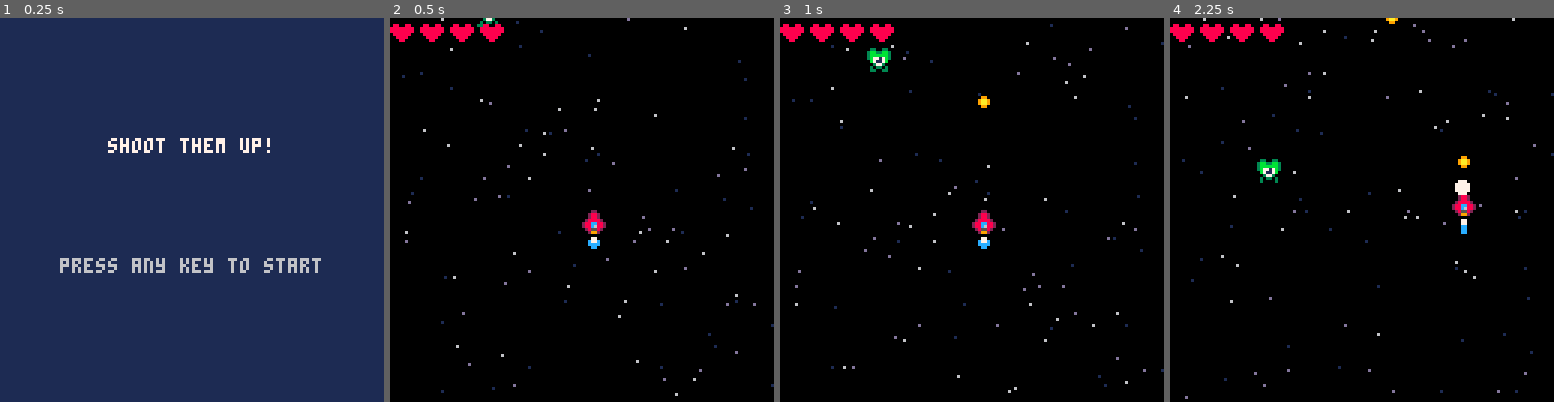
Above: before the commit, frames 1-4 (left to right).
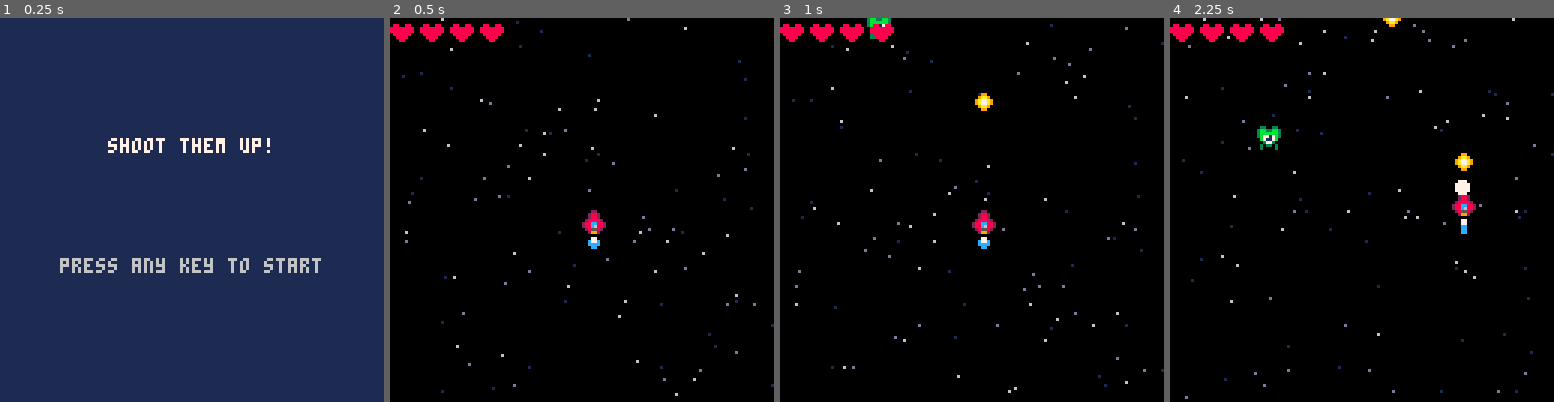
Above: after the commit, the same moments.

Repository: gabriel-jm/pico8-games
Game: PICO-8 cartridge shmup.p8
Same seed, same stepped clock (60 frames per second), same inputs: the game is played once before the commit and once after it.
Inputs:
- Up to frame 1 (0.25 s): no input
- Up to frame 2 (0.5 s): tap X (X key) at 0.33 s
- Up to frame 3 (1 s): tap O (Z key) at 0.7 s
- Up to frame 4 (2.25 s): tap X (X key) at 1.07, 1.85 s; hold Right 1.6-2.1 s; tap O (Z key) at 1.7, 2.1 s; hold Up from 2.15 s (still down)

Frame 1 is identical in both runs. In frame 2, less than 0.1% of the frame differs, in the area x 22-29%, y 0-3%; in frame 3, 0.6%; in frame 4, 0.8%, in the area x 22-79%, y 0-43%.

Commit message:
shmup - add enemy explosion

Diff:
--- a/shmup.p8
+++ b/shmup.p8
@@ -23,7 +23,7 @@
 
 function startgame()
 	upd=update_game
-	drw=draw_game
+ drw=draw_game
 	t=0
 
 	ship={
@@ -54,6 +54,8 @@
 
 	enemies={}
 	spawn_enemy()
+
+	explosions={}
 end
 -->8
 -- tools
@@ -109,8 +111,18 @@
 function spawn_enemy()
 	add(enemies,{
 		x=rnd(110)+10,
-		y=rnd(5)-(rnd(20)+10),
-		spr=21
+		y=-(rnd(10)+10),
+		spr=21,
+		hp=5,
+		flash=0
+	})
+end
+
+function explode(x,y)
+	add(explosions,{
+		x=x,
+		y=y,
+		age=1
 	})
 end
 -->8
@@ -155,10 +167,17 @@
 
 		foreach(enemies,function(e)
 			if has_collision(e,b) then
-				sfx(1)
-				del(enemies,e)
 				del(bullets,b)
-				spawn_enemy()
+				e.hp-=1
+				sfx(3)
+				e.flash=2
+
+				if e.hp<=0 then
+					sfx(1)
+					del(enemies,e)
+					spawn_enemy()
+					explode(e.x,e.y)
+				end
 			end
 		end)
 
@@ -244,7 +265,17 @@
 		spr(flame_spr,ship.x,ship.y+8)
 	end
 
-	draw_sprites(enemies)
+	foreach(enemies,function(e)
+		if e.flash>0 then
+			e.flash-=1
+			for i=1,15 do
+				pal(i,7)
+			end
+		end
+
+		draw_sprite(e)
+		pal()
+	end)
 	draw_sprites(bullets)
 
 	if muzzle>0 then
@@ -255,6 +286,21 @@
 			7
 		)
 	end
+
+	local ex_frames=split[[
+		64,66,68,68,70,72
+	]]
+	foreach(explosions,function(e)
+		local ex_spr=ex_frames[
+			flr(e.age)
+		]
+		spr(ex_spr,e.x-4,e.y-4,2,2)
+
+		e.age+=0.5
+		if e.age>=#ex_frames+1 then
+			del(explosions,e)
+		end
+	end)
 
 	for i=1,4 do
 		spr(
Not shown, changed: 43 lines of the sprite sheet (__gfx__) section of shmup.p8
Not shown, changed: the sound effects (__sfx__) section of shmup.p8
